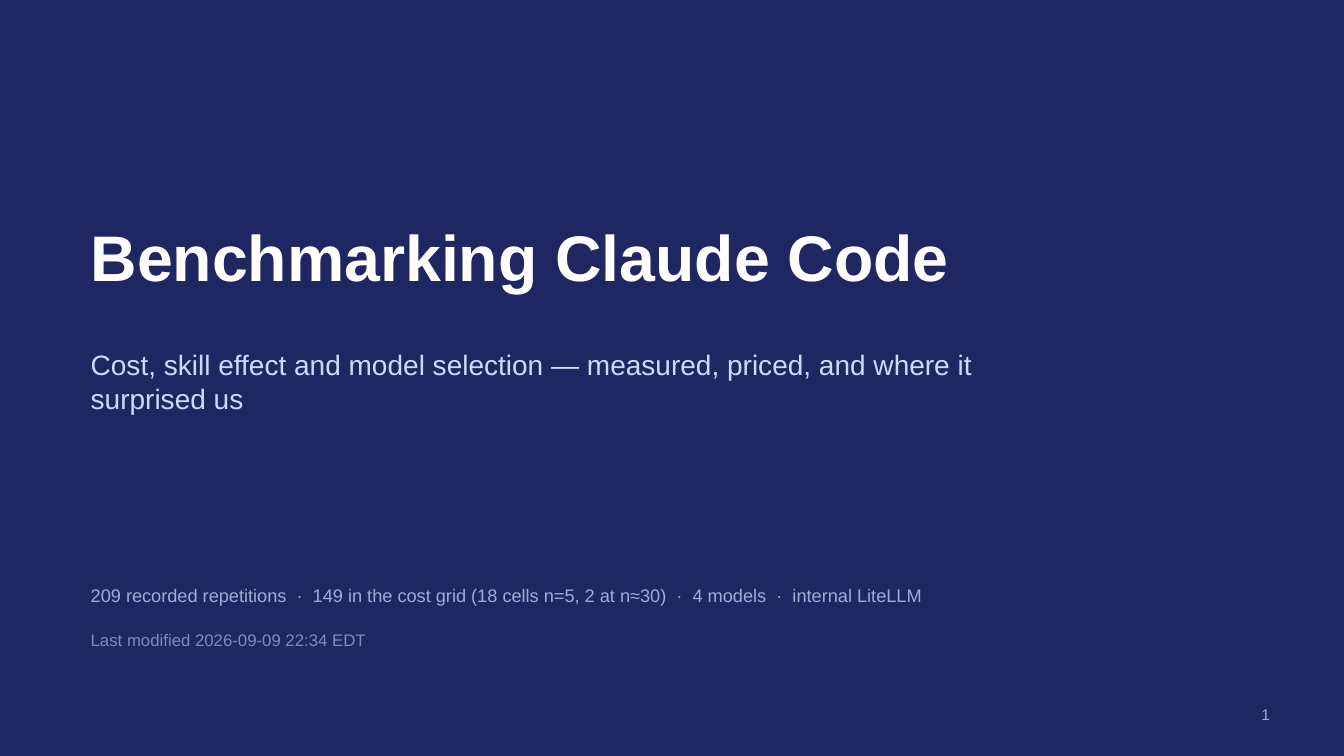
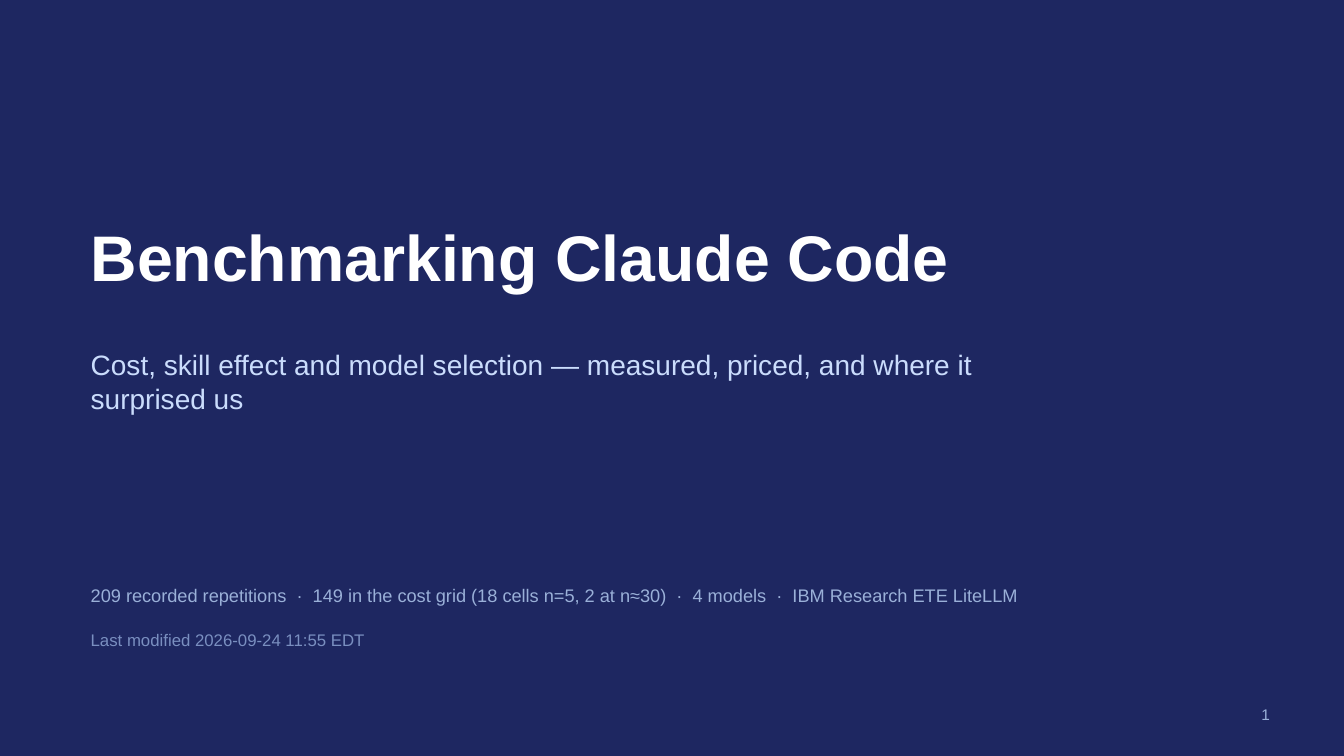
Before and after one commit to rossoctl/autobench-claudecode, a slide deck: slide 1 of results/autobench-claudecode-summary.pptx. Drawn at 1344x756 pixels with LibreOffice and Linux fonts; fonts in the diff are those of the drawing. Boxes give left, top, right and bottom in pixels: in the first picture for what was removed or moved away, otherwise in the second. Text is boxed around its words. In the diff, an @@ line names an element or a change of style, - is before the commit and + after.

```diff
--- a/results/autobench-claudecode-summary.pptx
+++ b/results/autobench-claudecode-summary.pptx
@@ text at bbox=[91, 589, 1018, 606]: text changed @@
-209 recorded repetitions · 149 in the cost grid (18 cells n=5, 2 at n≈30) · 4 models · internal LiteLLM
+209 recorded repetitions · 149 in the cost grid (18 cells n=5, 2 at n≈30) · 4 models · IBM Research ETE LiteLLM
@@ text at bbox=[91, 634, 365, 646]: text changed @@
-Last modified 2026-09-09 22:34 EDT
+Last modified 2026-09-24 11:55 EDT
```
Also in this commit, not shown: 3 other slides changed, 2 other files.
